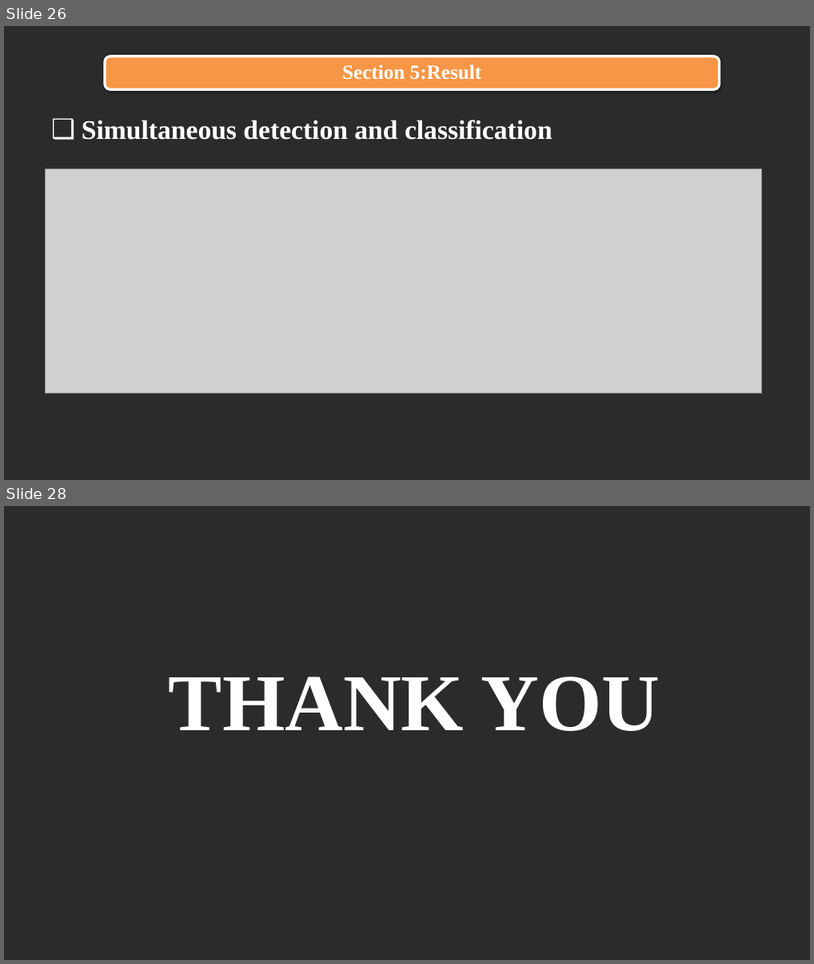
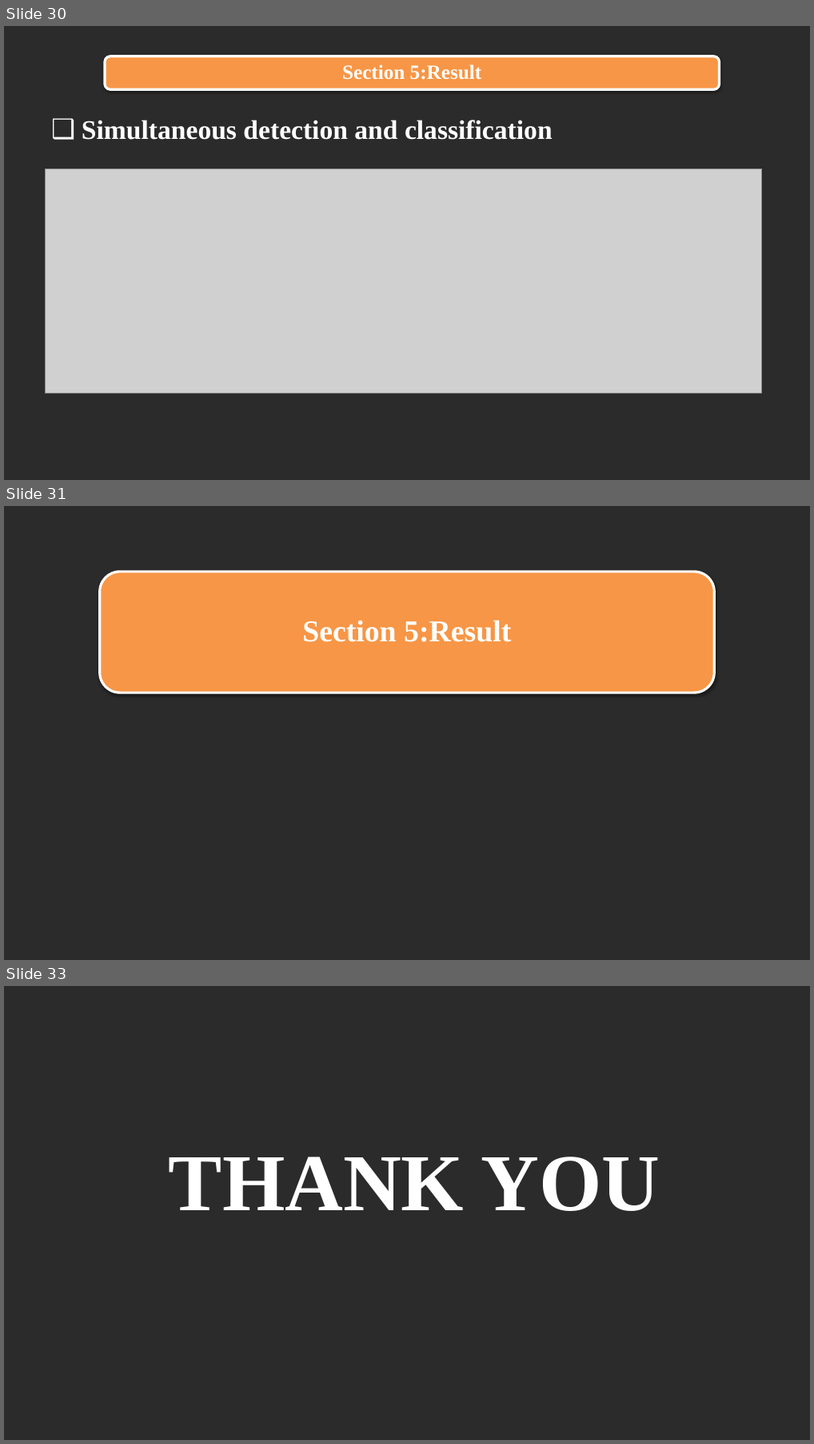
Before and after one commit to trandinhlam/document, a slide deck: AI_NangCao/slide/slide.pptx. Shown one above the other, each under a label of ours: slides 26 and 28 before the commit, slides 30, 31 and 33 after it; the slides between them are not shown. The pictures are 814x964 and 814x1444 pixels, drawn with LibreOffice and Linux fonts; fonts in the diff are those of the drawing; grey boxes stand for pictures; background and template pictures are left out; a plain dark background stands for a picture behind light text. Boxes give left, top, right and bottom in pixels: in the first picture for what was removed or moved away, otherwise in the second. Text is boxed around its words. In the diff, an @@ line names an element or a change of style, - is before the commit and + after.

```diff
--- a/AI_NangCao/slide/slide.pptx
+++ b/AI_NangCao/slide/slide.pptx
@@ slide 31 added at box(4, 506, 810, 960), background picture (left out) @@
@@ rounded rectangle added at box(99, 572, 715, 692), fill #F79646, outline #FFFFFF 3 pt @@
@@ text added at box(302, 620, 511, 642), 36 pt, text #FFFFFF, bold @@
+Section 5:Result
@@ what was slide 26 is now slide 30 @@
@@ what was slide 28 is now slide 33 @@
```
Also in this commit, not shown: 7 slides changed, 4 other slides added.
